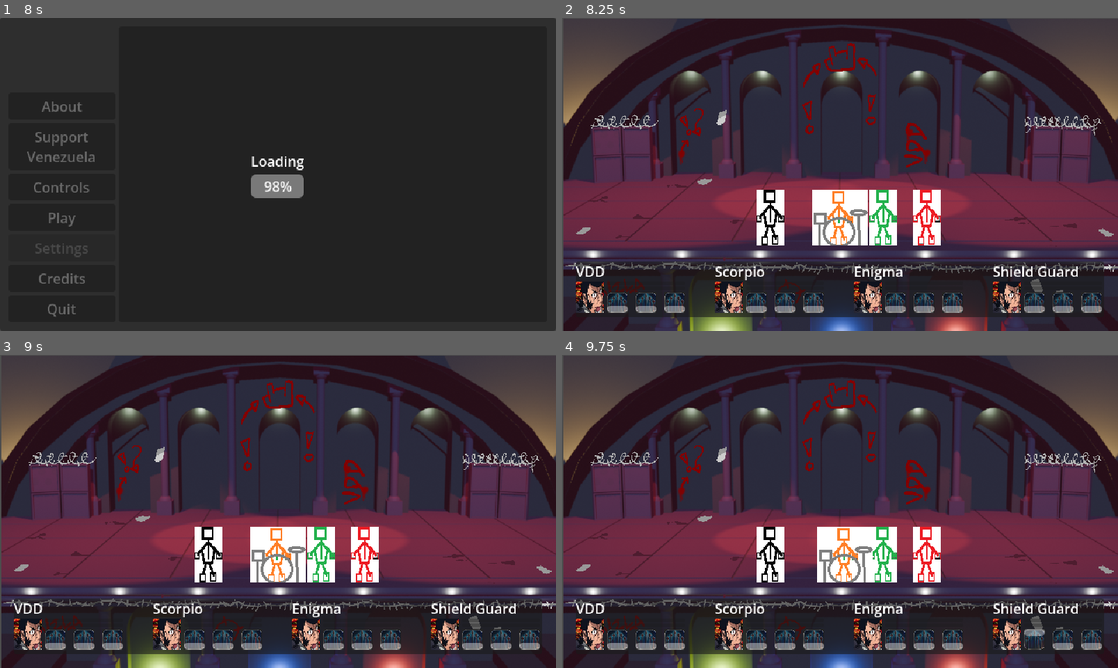
Above: before the commit, frames 1-4 (two rows, left to right).
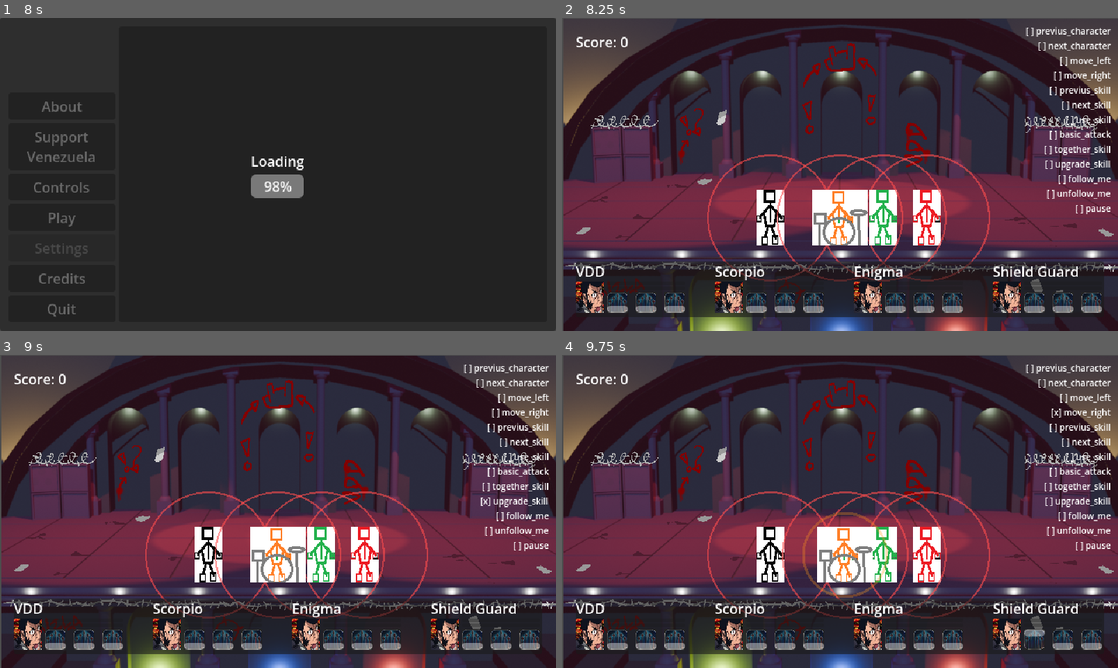
Above: after the commit, the same moments.

Repository: kevinesaa/juntos-game-jam
Game: Godot game, scene res://splash-screen/splash-screen.tscn
Same seed, same stepped clock (60 frames per second), same inputs: the game is played once before the commit and once after it.
Inputs:
- Up to frame 1 (8 s): tap Enter at 0.5, 2, 5 s; hold D (move_right) 0.53-1.28 s; tap K (basic_attack) at 0.6, 3.8, 4.35 s; tap H (follow_me) at 0.8, 1.35, 4.55, 5.1 s; tap Space at 1.25, 2.75 s; hold A (move_left) 1.28-2.03 s; tap E (next_character) at 1.55, 2.1, 5.3, 7.35 s; hold D (move_right) 2.03-2.78 s; tap Q (previus_character) at 2.3, 2.85, 7.55 s; hold I (upgrade_skill) 2.78-3.53 s; tap N (unfollow_me) at 3.05, 3.6 s; hold A (move_left) 3.53-5.75 s; tap O (next_skill) at 4.15 s; tap Escape (pause) at 4.9 s; tap U (previus_skill) at 5.65 s; click "Play" at 5.75 s; click "Play" at 6.5 s; hold D (move_right) from 7.28 s (still down); tap L (together_skill) at 7.9 s
- Up to frame 2 (8.25 s): release D (move_right) at 8 s; click "Support Venezuela" at 8 s
- Up to frame 3 (9 s): tap Space at 8.75 s; hold I (upgrade_skill) from 8.78 s (still down); tap Q (previus_character) at 8.85 s
- Up to frame 4 (9.75 s): tap N (unfollow_me) at 9.05, 9.6 s; tap J (use_skill) at 9.4 s; release I (upgrade_skill) at 9.53 s; hold D (move_right) from 9.53 s (still down)

Frame 1 is identical in both runs. In frame 2, 3.1% of the frame differs, in the area x 2-99%, y 2-85%; in frame 3, 3.1%; in frame 4, 3.5%, in the area x 2-99%, y 2-90%.

Commit message:
feat: falling debris loop, shockwave + ranged shot on all characters
Adds the core gameplay loop that was missing: destructible falling debris,
two working skills per character, and score/health wiring into the HUD.

- falling-debris/: FallingDebris (group "falling_debris", emits
  destroyed/landed, destroy() is the only sanctioned way to remove one so
  scoring isn't skipped) + DebrisSpawner (randomized interval/lane).
- SkillController: skillEffect() is now the shockwave — destroys debris
  within shockwave_radius. Fixes two latent bugs: a null deref in _ready()
  that would crash every skill node without path_shock_wave_node_2d set,
  and a never-reset effect timer that left the visual stuck on after first
  use.
- RangedShotSkill: SkillController subclass, destroys nearest debris in
  skillRange with a brief tracer line.
- All 4 characters now share the same layout: skill1 = shockwave,
  skill2 = ranged shot, skill3 still an inert placeholder.
- ShockwaveVisual: ring that grows to shockwave_radius and fades over
  baseTimeSkillEffect, read live off the parent skill (previously the
  shockwave toggled an empty Node2D and so drew nothing at all).
- MyCharacterController: baseHealth defaults to 100, takeDamage() clamps at
  0 and bubbles on_character_health_change up to the HUD.
- LevelJamController: live score label, per-character health bars, and
  landing damage applied to the nearest character within LANE_HALF_WIDTH
  (so a wide miss doesn't punish anyone). Score is reported in the existing
  endgame panel's result label on run end.
- Debug (debug builds only, via OS.is_debug_build): input-action overlay
  top-right, and a live shockwave radius ring per character.

Untested at runtime — no Godot binary in the build environment. Also note
endPlay_Node/Timer.wait_time is still 3.0 (a local debug value).

Co-Authored-By: Claude Opus 5 (1M context) <noreply@anthropic.com>

Diff:
--- /dev/null
+++ b/_commons/debug/InputDebugOverlay.gd
@@ -0,0 +1,21 @@
+class_name InputDebugOverlay
+extends Label
+
+const TRACKED_ACTIONS := [
+	"previus_character", "next_character",
+	"move_left", "move_right",
+	"previus_skill", "next_skill",
+	"use_skill", "basic_attack",
+	"together_skill", "upgrade_skill",
+	"follow_me", "unfollow_me",
+	"pause",
+]
+
+func _ready() -> void:
+	visible = OS.is_debug_build()
+
+func _process(_delta: float) -> void:
+	var lines := PackedStringArray()
+	for action in TRACKED_ACTIONS:
+		lines.append(("[x] " if Input.is_action_pressed(action) else "[ ] ") + action)
+	text = "\n".join(lines)
--- /dev/null
+++ b/falling-debris/DebrisSpawner.gd
@@ -0,0 +1,35 @@
+class_name DebrisSpawner
+extends Node2D
+
+@export var debrisScene: PackedScene
+@export var spawnIntervalMin: float = 1.0
+@export var spawnIntervalMax: float = 2.5
+@export var arenaMinX: float = 60.0
+@export var arenaMaxX: float = 580.0
+@export var spawnY: float = -20.0
+@export var landingY: float = 260.0
+
+signal debris_destroyed(scoreValue: int)
+signal debris_landed(x: float, damage: float)
+
+var _timeToNextSpawn: float = 0.0
+
+func _ready() -> void:
+	_scheduleNextSpawn()
+
+func _process(delta: float) -> void:
+	_timeToNextSpawn -= delta
+	if _timeToNextSpawn <= 0.0:
+		_spawnDebris()
+		_scheduleNextSpawn()
+
+func _scheduleNextSpawn() -> void:
+	_timeToNextSpawn = randf_range(spawnIntervalMin, spawnIntervalMax)
+
+func _spawnDebris() -> void:
+	var debris:FallingDebris = debrisScene.instantiate()
+	debris.landingY = landingY
+	add_child(debris)
+	debris.global_position = Vector2(randf_range(arenaMinX, arenaMaxX), spawnY)
+	debris.destroyed.connect(func(scoreValue): debris_destroyed.emit(scoreValue))
+	debris.landed.connect(func(x, damage): debris_landed.emit(x, damage))
--- /dev/null
+++ b/falling-debris/FallingDebris.gd
@@ -0,0 +1,24 @@
+class_name FallingDebris
+extends Node2D
+
+@export var fallSpeed: float = 80.0
+@export var damage: float = 10.0
+@export var scoreValue: int = 10
+
+var landingY: float = 260.0
+
+signal destroyed(scoreValue: int)
+signal landed(x: float, damage: float)
+
+func _ready() -> void:
+	add_to_group("falling_debris")
+
+func _process(delta: float) -> void:
+	global_position.y += fallSpeed * delta
+	if global_position.y >= landingY:
+		landed.emit(global_position.x, damage)
+		queue_free()
+
+func destroy() -> void:
+	destroyed.emit(scoreValue)
+	queue_free()
--- /dev/null
+++ b/falling-debris/falling-debris.tscn
@@ -0,0 +1,10 @@
+[gd_scene load_steps=2 format=3]
+
+[ext_resource type="Script" path="res://falling-debris/FallingDebris.gd" id="1_debris"]
+
+[node name="FallingDebris" type="Node2D"]
+script = ExtResource("1_debris")
+
+[node name="Polygon2D" type="Polygon2D" parent="."]
+color = Color(0.45, 0.32, 0.22, 1)
+polygon = PackedVector2Array(-8, 0, 0, -8, 8, 0, 0, 8)
--- a/level-jam/characteUiController.gd
+++ b/level-jam/characteUiController.gd
@@ -28,3 +28,6 @@
 func update_coldDown_status(skillIndexId:int, value:float) -> void:
 	var progress = skill_charge.get(skillIndexId)
 	progress.value = value
+
+func update_health(value:float) -> void:
+	helth_progress_bar.value = value
--- a/level-jam/level-jam-controller.gd
+++ b/level-jam/level-jam-controller.gd
@@ -7,13 +7,21 @@
 @onready var pause_panel: Panel = $CanvasLayer/pause_Panel
 @onready var loading_panel: Panel = $CanvasLayer/loadingPanel
 @onready var endgame_container_panel_container: PanelContainer = $CanvasLayer/endgame_container_PanelContainer
+@onready var endgame_result_label: Label = $CanvasLayer/endgame_container_PanelContainer/VBoxContainer/CenterContainer/resultLabel
+
+@onready var player_controller_node: PlayerController = $gameNode/playerController_Node
+@onready var debris_spawner_node: DebrisSpawner = $gameNode/debrisSpawner_Node
+@onready var score_label: Label = $CanvasLayer/MarginContainer/VBoxContainer/scoreLabel
 
 @onready var player_one_layout: CharacterUiController = $CanvasLayer/MarginContainer/VBoxContainer/PanelContainer/HBoxContainer/PlayerOneLayout
 @onready var player_two_layout: CharacterUiController = $CanvasLayer/MarginContainer/VBoxContainer/PanelContainer/HBoxContainer/PlayerTwoLayout
 @onready var player_three_layout: CharacterUiController = $CanvasLayer/MarginContainer/VBoxContainer/PanelContainer/HBoxContainer/PlayerThreeLayout
 @onready var player_four_layout: CharacterUiController = $CanvasLayer/MarginContainer/VBoxContainer/PanelContainer/HBoxContainer/PlayerFourLayout
 
+const LANE_HALF_WIDTH := 90.0
+
 var statusPause:bool = false
+var score:int = 0
 var playerLayouts : Array[CharacterUiController]  = []
 
 func  _ready() -> void:
@@ -45,5 +53,25 @@
 	var characterLayout = self.playerLayouts.get(characterIndexId)
 	characterLayout.update_coldDown_status(skillIndex,value)
 
+func on_character_health_change_listener(characterIndexId:int, value:float) -> void:
+	self.playerLayouts.get(characterIndexId).update_health(value)
+
+func on_debris_destroyed_listener(scoreValue:int) -> void:
+	self.score += scoreValue
+	score_label.text = "Score: %d" % self.score
+
+func on_debris_landed_listener(x:float, damage:float) -> void:
+	var nearestCharacter:MyCharacterController = null
+	var nearestDist:float = INF
+	for character in player_controller_node.characters:
+		var dist = abs(character.global_position.x - x)
+		if dist < nearestDist:
+			nearestDist = dist
+			nearestCharacter = character
+	if nearestCharacter != null and nearestDist <= LANE_HALF_WIDTH:
+		nearestCharacter.takeDamage(damage)
+
 func on_end_game_listener() -> void:
+	debris_spawner_node.set_process(false)
+	endgame_result_label.text = "You survived the earthquake! Score: %d" % self.score
 	endgame_container_panel_container.visible = true
--- a/level-jam/level-jam.tscn
+++ b/level-jam/level-jam.tscn
@@ -12,6 +12,12 @@
 [ext_resource type="Texture2D" uid="uid://cvahwba2xh1u" path="res://art-visuals/player3.png" id="5_qq2pt"]
 [ext_resource type="Texture2D" uid="uid://clw1kaql6m8qs" path="res://art-visuals/player4.png" id="6_oestl"]
 [ext_resource type="Script" uid="uid://077dg2mjwp8t" path="res://skills-controller/SkillController.gd" id="7_r7tiq"]
+[ext_resource type="Script" uid="uid://c2cbfir0yxdst" path="res://skills-controller/RangedShotSkill.gd" id="8_rangedshot"]
+[ext_resource type="Script" uid="uid://bbajwn3ixpowo" path="res://falling-debris/DebrisSpawner.gd" id="9_spawner"]
+[ext_resource type="PackedScene" path="res://falling-debris/falling-debris.tscn" id="10_debris"]
+[ext_resource type="Script" uid="uid://ck146t6l34lhi" path="res://_commons/debug/InputDebugOverlay.gd" id="11_inputdbg"]
+[ext_resource type="Script" uid="uid://b31p2b2tb7y4a" path="res://skills-controller/ShockwaveRadiusDebug.gd" id="12_radiusdbg"]
+[ext_resource type="Script" uid="uid://bl2ypqeinp4cp" path="res://skills-controller/ShockwaveVisual.gd" id="13_wavevisual"]
 
 [sub_resource type="RectangleShape2D" id="RectangleShape2D_nr37e"]
 size = Vector2(14, 56)
@@ -75,11 +81,25 @@
 script = ExtResource("7_r7tiq")
 recoverySpeed = 10.0
 baseColdDown = 100.0
+baseTimeSkillEffect = 0.5
+SpeedSkillEffectTime = 1.0
+path_shock_wave_node_2d = NodePath("shock_wave_player_1_Node2D")
+
+[node name="shock_wave_player_1_Node2D" type="Node2D" parent="gameNode/playerController_Node/player1_Node2D/skill1_player_1" unique_id=1393698771]
+script = ExtResource("13_wavevisual")
+
+[node name="ShockwaveRadiusDebug" type="Node2D" parent="gameNode/playerController_Node/player1_Node2D/skill1_player_1" unique_id=1393698772]
+script = ExtResource("12_radiusdbg")
 
 [node name="skill2_player_1" type="Node2D" parent="gameNode/playerController_Node/player1_Node2D" unique_id=1422970665]
-script = ExtResource("7_r7tiq")
-recoverySpeed = 2.0
-baseColdDown = 100.0
+script = ExtResource("8_rangedshot")
+recoverySpeed = 25.0
+baseColdDown = 100.0
+
+[node name="ShotLine" type="Line2D" parent="gameNode/playerController_Node/player1_Node2D/skill2_player_1" unique_id=1422970666]
+visible = false
+width = 1.0
+default_color = Color(1, 0.9, 0.2, 1)
 
 [node name="skill3_player1_Node2D" type="Node2D" parent="gameNode/playerController_Node/player1_Node2D" unique_id=2143521350]
 script = ExtResource("7_r7tiq")
@@ -103,13 +123,27 @@
 
 [node name="skill1_plyaer2_Node2D" type="Node2D" parent="gameNode/playerController_Node/player2_Node2D" unique_id=1616884184]
 script = ExtResource("7_r7tiq")
-recoverySpeed = 15.0
-baseColdDown = 100.0
+recoverySpeed = 10.0
+baseColdDown = 100.0
+baseTimeSkillEffect = 0.5
+SpeedSkillEffectTime = 1.0
+path_shock_wave_node_2d = NodePath("shock_wave_player_2_Node2D")
+
+[node name="shock_wave_player_2_Node2D" type="Node2D" parent="gameNode/playerController_Node/player2_Node2D/skill1_plyaer2_Node2D" unique_id=1616884185]
+script = ExtResource("13_wavevisual")
+
+[node name="ShockwaveRadiusDebug" type="Node2D" parent="gameNode/playerController_Node/player2_Node2D/skill1_plyaer2_Node2D" unique_id=1616884186]
+script = ExtResource("12_radiusdbg")
 
 [node name="skill2_player2_Node2D" type="Node2D" parent="gameNode/playerController_Node/player2_Node2D" unique_id=588517115]
-script = ExtResource("7_r7tiq")
-recoverySpeed = 3.0
-baseColdDown = 100.0
+script = ExtResource("8_rangedshot")
+recoverySpeed = 25.0
+baseColdDown = 100.0
+
+[node name="ShotLine" type="Line2D" parent="gameNode/playerController_Node/player2_Node2D/skill2_player2_Node2D" unique_id=588517116]
+visible = false
+width = 1.0
+default_color = Color(1, 0.9, 0.2, 1)
 
 [node name="skill3_player2_Node2D" type="Node2D" parent="gameNode/playerController_Node/player2_Node2D" unique_id=343940793]
 script = ExtResource("7_r7tiq")
@@ -133,13 +167,27 @@
 
 [node name="skill1_player3_Node2D" type="Node2D" parent="gameNode/playerController_Node/player3_Node2D" unique_id=1098852025]
 script = ExtResource("7_r7tiq")
-recoverySpeed = 9.0
-baseColdDown = 100.0
+recoverySpeed = 10.0
+baseColdDown = 100.0
+baseTimeSkillEffect = 0.5
+SpeedSkillEffectTime = 1.0
+path_shock_wave_node_2d = NodePath("shock_wave_player_3_Node2D")
+
+[node name="shock_wave_player_3_Node2D" type="Node2D" parent="gameNode/playerController_Node/player3_Node2D/skill1_player3_Node2D" unique_id=1098852026]
+script = ExtResource("13_wavevisual")
+
+[node name="ShockwaveRadiusDebug" type="Node2D" parent="gameNode/playerController_Node/player3_Node2D/skill1_player3_Node2D" unique_id=1098852027]
+script = ExtResource("12_radiusdbg")
 
 [node name="skill2_player3_Node2D" type="Node2D" parent="gameNode/playerController_Node/player3_Node2D" unique_id=2127335319]
-script = ExtResource("7_r7tiq")
-recoverySpeed = 9.0
-baseColdDown = 100.0
+script = ExtResource("8_rangedshot")
+recoverySpeed = 25.0
+baseColdDown = 100.0
+
+[node name="ShotLine" type="Line2D" parent="gameNode/playerController_Node/player3_Node2D/skill2_player3_Node2D" unique_id=2127335320]
+visible = false
+width = 1.0
+default_color = Color(1, 0.9, 0.2, 1)
 
 [node name="skill3_player3_Node2D" type="Node2D" parent="gameNode/playerController_Node/player3_Node2D" unique_id=1054662965]
 script = ExtResource("7_r7tiq")
@@ -163,17 +211,36 @@
 
 [node name="skill1_player4_Node2D" type="Node2D" parent="gameNode/playerController_Node/player4_Node2D" unique_id=1126401925]
 script = ExtResource("7_r7tiq")
-recoverySpeed = 8.0
+recoverySpeed = 10.0
+baseColdDown = 100.0
+baseTimeSkillEffect = 0.5
+SpeedSkillEffectTime = 1.0
+path_shock_wave_node_2d = NodePath("shock_wave_player_4_Node2D")
+
+[node name="shock_wave_player_4_Node2D" type="Node2D" parent="gameNode/playerController_Node/player4_Node2D/skill1_player4_Node2D" unique_id=1126401927]
+script = ExtResource("13_wavevisual")
+
+[node name="ShockwaveRadiusDebug" type="Node2D" parent="gameNode/playerController_Node/player4_Node2D/skill1_player4_Node2D" unique_id=1126401928]
+script = ExtResource("12_radiusdbg")
 
 [node name="skill2_player4_Node2D" type="Node2D" parent="gameNode/playerController_Node/player4_Node2D" unique_id=687943995]
-script = ExtResource("7_r7tiq")
-recoverySpeed = 15.0
-baseColdDown = 100.0
+script = ExtResource("8_rangedshot")
+recoverySpeed = 25.0
+baseColdDown = 100.0
+
+[node name="ShotLine" type="Line2D" parent="gameNode/playerController_Node/player4_Node2D/skill2_player4_Node2D" unique_id=687943996]
+visible = false
+width = 1.0
+default_color = Color(1, 0.9, 0.2, 1)
 
 [node name="skill3_player4_Node2D" type="Node2D" parent="gameNode/playerController_Node/player4_Node2D" unique_id=778069680]
 script = ExtResource("7_r7tiq")
 recoverySpeed = 16.0
 baseColdDown = 100.0
+
+[node name="debrisSpawner_Node" type="Node2D" parent="gameNode" unique_id=39951810]
+script = ExtResource("9_spawner")
+debrisScene = ExtResource("10_debris")
 
 [node name="ground_Node2D" type="Node2D" parent="gameNode" unique_id=39951809]
 position = Vector2(320, 275)
@@ -185,6 +252,20 @@
 shape = SubResource("RectangleShape2D_cw4k4")
 
 [node name="CanvasLayer" type="CanvasLayer" parent="." unique_id=1630577108]
+
+[node name="inputDebugLabel" type="Label" parent="CanvasLayer" unique_id=1630577109]
+anchors_preset = 1
+anchor_left = 1.0
+anchor_right = 1.0
+offset_left = -180.0
+offset_top = 8.0
+offset_right = -8.0
+offset_bottom = 8.0
+grow_horizontal = 0
+theme_override_font_sizes/font_size = 10
+text = "Input Debug"
+horizontal_alignment = 2
+script = ExtResource("11_inputdbg")
 
 [node name="MarginContainer" type="MarginContainer" parent="CanvasLayer" unique_id=517873449]
 anchors_preset = 15
@@ -200,6 +281,10 @@
 [node name="VBoxContainer" type="VBoxContainer" parent="CanvasLayer/MarginContainer" unique_id=754402209]
 layout_mode = 2
 
+[node name="scoreLabel" type="Label" parent="CanvasLayer/MarginContainer/VBoxContainer" unique_id=754402210]
+layout_mode = 2
+text = "Score: 0"
+
 [node name="spacing_Control" type="Control" parent="CanvasLayer/MarginContainer/VBoxContainer" unique_id=456048802]
 layout_mode = 2
 size_flags_vertical = 3
@@ -296,7 +381,6 @@
 max_value = 1.0
 
 [node name="endgame_container_PanelContainer" type="PanelContainer" parent="CanvasLayer" unique_id=807484433]
-visible = false
 anchors_preset = 15
 anchor_right = 1.0
 anchor_bottom = 1.0
@@ -324,11 +408,18 @@
 [node name="CenterContainer" type="CenterContainer" parent="CanvasLayer/endgame_container_PanelContainer/VBoxContainer" unique_id=1776656618]
 layout_mode = 2
 
+[node name="resultLabel" type="Label" parent="CanvasLayer/endgame_container_PanelContainer/VBoxContainer/CenterContainer" unique_id=1776656619]
+layout_mode = 2
+text = "You survived the earthquake!"
+
 [connection signal="timeout" from="endPlay_Node/Timer" to="." method="on_end_game_listener"]
 [connection signal="timeout" from="endPlay_Node/Timer" to="gameNode/playerController_Node" method="on_end_game_listener"]
 [connection signal="progressing_loading_scene_completed" from="sceneController_Node" to="." method="on_load_scene_complete_listener"]
 [connection signal="progressing_loading_scene_updated" from="sceneController_Node" to="." method="on_change_scene_controller_progressing_loading_scene_updated_listener"]
+[connection signal="on_character_health_change_notify" from="gameNode/playerController_Node" to="." method="on_character_health_change_listener"]
 [connection signal="on_press_pause_notify" from="gameNode/playerController_Node" to="." method="on_toggle_pause_listener"]
 [connection signal="on_recovery_skill_status" from="gameNode/playerController_Node" to="." method="on_update_skill_recovery_status_listener"]
+[connection signal="debris_destroyed" from="gameNode/debrisSpawner_Node" to="." method="on_debris_destroyed_listener"]
+[connection signal="debris_landed" from="gameNode/debrisSpawner_Node" to="." method="on_debris_landed_listener"]
 [connection signal="button_down" from="CanvasLayer/pause_Panel/CenterContainer/VBoxContainer/quitGame_Button" to="." method="on_exit_game_click_listener"]
 [connection signal="button_down" from="CanvasLayer/endgame_container_PanelContainer/VBoxContainer/HBoxContainer/MarginContainer/Button" to="." method="on_exit_game_click_listener"]
--- a/player-controller/MyCharacterController.gd
+++ b/player-controller/MyCharacterController.gd
@@ -1,13 +1,13 @@
 class_name MyCharacterController
 extends Node2D
 
-@export var baseHealth:float
+@export var baseHealth:float = 100.0
 @export var baseSpeed:float
 @export var skills_node_paths:Array[NodePath] =[]
 
 #region skill controller signals
 signal on_current_skill_change(characterIndexId:int, skillIndex:int)
-signal on_character_health_change(currentHealth:float)
+signal on_character_health_change(characterIndexId:int, currentHealth:float)
 signal on_skill_execute_notify(characterIndexId:int, skillIndex:int)
 signal on_recovery_skill_status(characterIndexId:int, skillIndex:int, value:float)
 #endregion
@@ -19,6 +19,7 @@
 var charaterSkills: Array[SkillController] = []
 
 func _ready() -> void:
+	self.currentHealth = self.baseHealth
 
 	for i in skills_node_paths.size():
 		var path = skills_node_paths.get(i)
@@ -72,3 +73,7 @@
 
 func _update_skill_status_listener(characterIndexId:int, skillIndex:int, value:float) -> void:
 	self.on_recovery_skill_status.emit(characterIndexId,skillIndex,value)
+
+func takeDamage(amount:float) -> void:
+	self.currentHealth = max(self.currentHealth - amount, 0.0)
+	on_character_health_change.emit(self.characterIndexId, self.currentHealth)
--- a/player-controller/PlayerController.gd
+++ b/player-controller/PlayerController.gd
@@ -12,6 +12,7 @@
 signal on_current_character_change(indexId:int)
 signal on_selected_skill_change_notify(characterIndexId:int, skillIndexId:int)
 signal on_recovery_skill_status(characterIndexId:int, skillIndex:int, value:float)
+signal on_character_health_change_notify(characterIndexId:int, value:float)
 #endregion
 
 var endGame:bool = false
@@ -31,6 +32,7 @@
 		c.setCharacterIndexId(i)
 		c.on_current_skill_change.connect(self._selectedSkillChangeListener)
 		c.on_recovery_skill_status.connect(self._update_skill_status_listener)
+		c.on_character_health_change.connect(self._characterHealthChangeListener)
 
 func  _process(delta: float) -> void:
 
@@ -127,3 +129,6 @@
 
 func on_end_game_listener() -> void:
 	endGame = true
+
+func _characterHealthChangeListener(characterIndexId:int, value:float) -> void:
+	self.on_character_health_change_notify.emit(characterIndexId, value)
--- /dev/null
+++ b/skills-controller/RangedShotSkill.gd
@@ -0,0 +1,38 @@
+class_name RangedShotSkill
+extends SkillController
+
+@export var skillRange: float = 200.0
+
+@onready var shotLine: Line2D = $ShotLine
+
+func skillEffect() -> void:
+	var anchor := get_parent() as Node2D
+	if anchor == null:
+		return
+	var target := _find_nearest_debris(anchor.global_position)
+	if target == null:
+		return
+	_flashShot(anchor, target)
+	target.destroy()
+
+func _find_nearest_debris(origin: Vector2) -> Node2D:
+	var nearest: Node2D = null
+	var nearestDistSq: float = 0.0
+	var rangeSq: float = self.skillRange * self.skillRange
+	for node in get_tree().get_nodes_in_group("falling_debris"):
+		var debris := node as Node2D
+		if debris == null:
+			continue
+		var distSq: float = origin.distance_squared_to(debris.global_position)
+		if distSq > rangeSq:
+			continue
+		if nearest == null or distSq < nearestDistSq:
+			nearest = debris
+			nearestDistSq = distSq
+	return nearest
+
+func _flashShot(anchor: Node2D, target: Node2D) -> void:
+	shotLine.points = [shotLine.to_local(anchor.global_position), shotLine.to_local(target.global_position)]
+	shotLine.visible = true
+	await get_tree().create_timer(0.08).timeout
+	shotLine.visible = false
--- /dev/null
+++ b/skills-controller/ShockwaveRadiusDebug.gd
@@ -0,0 +1,16 @@
+class_name ShockwaveRadiusDebug
+extends Node2D
+
+@export var debugColor: Color = Color(1, 0.3, 0.3, 0.6)
+
+func _ready() -> void:
+	visible = OS.is_debug_build()
+
+func _process(_delta: float) -> void:
+	queue_redraw()
+
+func _draw() -> void:
+	var parentSkill := get_parent() as SkillController
+	if parentSkill == null:
+		return
+	draw_arc(Vector2.ZERO, parentSkill.shockwave_radius, 0, TAU, 48, debugColor, 2.0)
--- /dev/null
+++ b/skills-controller/ShockwaveVisual.gd
@@ -0,0 +1,18 @@
+class_name ShockwaveVisual
+extends Node2D
+
+@export var ringColor: Color = Color(1, 0.6, 0.1, 0.9)
+@export var ringWidth: float = 3.0
+
+func _process(_delta: float) -> void:
+	queue_redraw()
+
+func _draw() -> void:
+	var parentSkill := get_parent() as SkillController
+	if parentSkill == null or parentSkill.baseTimeSkillEffect <= 0.0:
+		return
+	var progress: float = clamp(parentSkill.currentTimeSkillEffect / parentSkill.baseTimeSkillEffect, 0.0, 1.0)
+	var currentRadius: float = parentSkill.shockwave_radius * progress
+	var color := ringColor
+	color.a = ringColor.a * (1.0 - progress)
+	draw_arc(Vector2.ZERO, currentRadius, 0, TAU, 48, color, ringWidth)
--- a/skills-controller/SkillController.gd
+++ b/skills-controller/SkillController.gd
@@ -1,9 +1,14 @@
 class_name SkillController
 extends Node
-
 @export var recoverySpeed:float
 @export var baseColdDown:float
+@export var baseTimeSkillEffect:float
+@export var SpeedSkillEffectTime:float
+@export var path_shock_wave_node_2d: NodePath
+@export var shockwave_radius: float = 72.0
 var currentColdDownStatus:float
+var currentTimeSkillEffect:float
+var shock_wave_node_2d: Node2D
 
 #region skills signals
 signal execute_without_power()
@@ -13,8 +18,20 @@
 var characterIndexId:int = 0
 var skillIndexId:int = 0
 
-func skillEffect()-> void:
-	pass
+func skillEffect() -> void:
+	if self.shock_wave_node_2d == null:
+		return
+	self.shock_wave_node_2d.visible = true
+	self.currentTimeSkillEffect = 0.0
+	_damage_debris_in_radius()
+
+func _damage_debris_in_radius() -> void:
+	var origin:Vector2 = self.shock_wave_node_2d.global_position
+	for debris in get_tree().get_nodes_in_group("falling_debris"):
+		if not debris.has_method("destroy"):
+			continue
+		if debris.global_position.distance_to(origin) <= self.shockwave_radius:
+			debris.destroy()
 
 func setCharacterOwnIndexId(characterIndex:int) -> void:
 	self.characterIndexId = characterIndex
@@ -40,6 +57,10 @@
 
 func  _ready() -> void:
 	self.currentColdDownStatus = self.baseColdDown
+	self.shock_wave_node_2d = get_node_or_null(path_shock_wave_node_2d) as Node2D
+	self.currentTimeSkillEffect = self.baseTimeSkillEffect
+	if self.shock_wave_node_2d != null:
+		self.shock_wave_node_2d.visible = false
 
 func _process(delta: float) -> void:
 
@@ -47,3 +68,9 @@
 		var recovery = delta * recoverySpeed
 		self.currentColdDownStatus = self.currentColdDownStatus + recovery
 		self.recovery_skill_status.emit(self.characterIndexId,self.skillIndexId,currentColdDownStatus)
+
+	if self.shock_wave_node_2d != null and self.currentTimeSkillEffect < self.baseTimeSkillEffect:
+		var temp = delta * SpeedSkillEffectTime
+		self.currentTimeSkillEffect = self.currentTimeSkillEffect + temp
+		if(self.currentTimeSkillEffect >= self.baseTimeSkillEffect):
+			self.shock_wave_node_2d.visible = false
Not shown, added: _commons/debug/InputDebugOverlay.gd.uid
Not shown, added: falling-debris/DebrisSpawner.gd.uid
Not shown, added: falling-debris/FallingDebris.gd.uid
Not shown, added: skills-controller/RangedShotSkill.gd.uid
Not shown, added: skills-controller/ShockwaveRadiusDebug.gd.uid
Not shown, added: skills-controller/ShockwaveVisual.gd.uid
Not shown, added: docs/JAM_BRIEF.md
Not shown, added: docs/TODO.md
